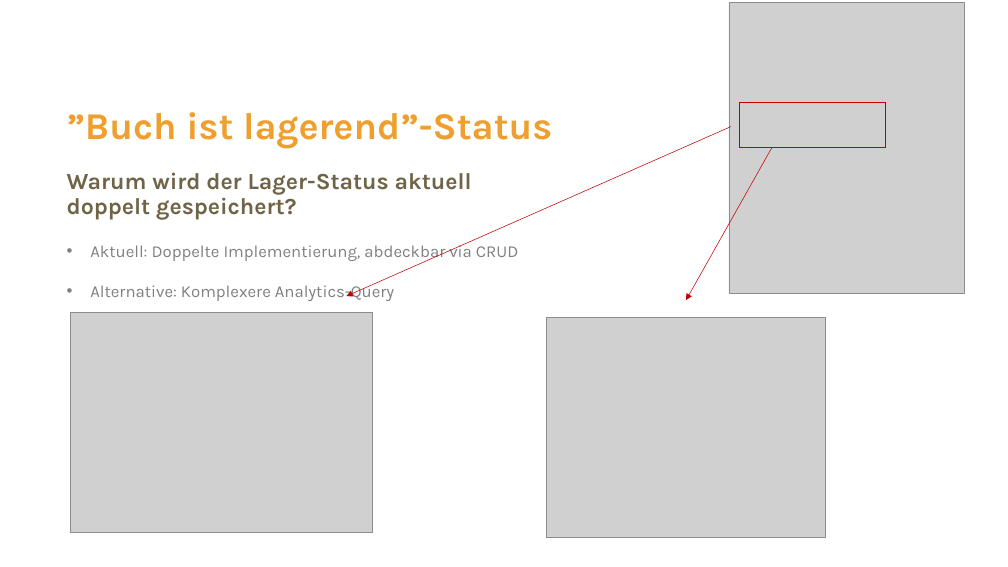
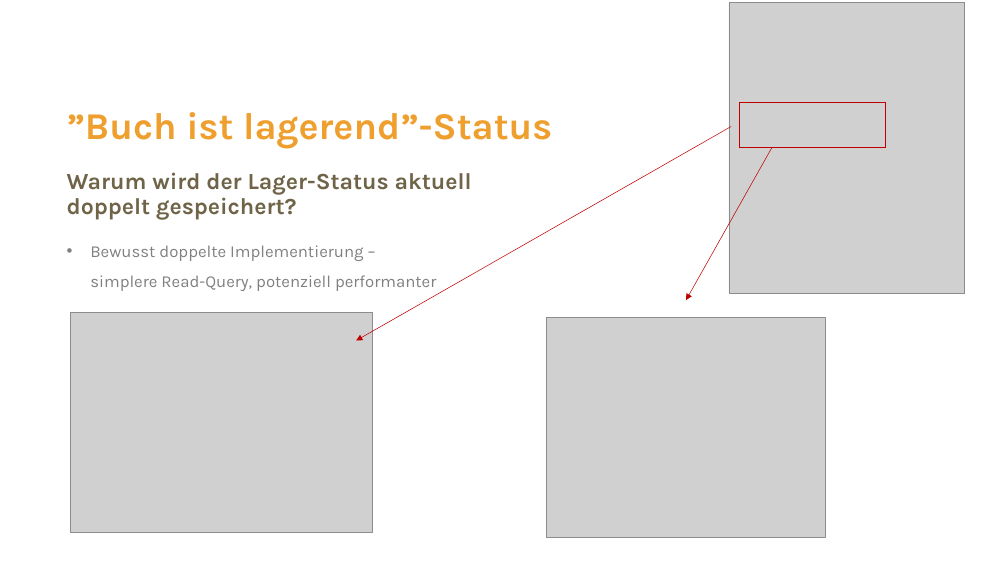
Before and after one commit to curarin/fh-sem2-db-project, a slide deck: slide 10 of requirements/pptx/2026-05-15-version-paul.pptx. Drawn at 1008x567 pixels with LibreOffice and Linux fonts; fonts in the diff are those of the drawing; grey boxes stand for pictures; background and template pictures are left out. Boxes give left, top, right and bottom in pixels: in the first picture for what was removed or moved away, otherwise in the second. Text is boxed around its words. In the diff, an @@ line names an element or a change of style, - is before the commit and + after.

```diff
--- a/requirements/pptx/2026-05-15-version-paul.pptx
+++ b/requirements/pptx/2026-05-15-version-paul.pptx
@@ arrow moved from (731, 126) - (346, 296) to (731, 126) - (356, 340) @@
@@ text at (90, 245, 436, 291): text changed @@
-• Aktuell: Doppelte Implementierung, abdeckbar via CRUD
-• Alternative: Komplexere Analytics-Query
+• Bewusst doppelte Implementierung –
+  simplere Read-Query, potenziell performanter
```
Also in this commit, not shown: 1 other slide changed, 1 other file.
